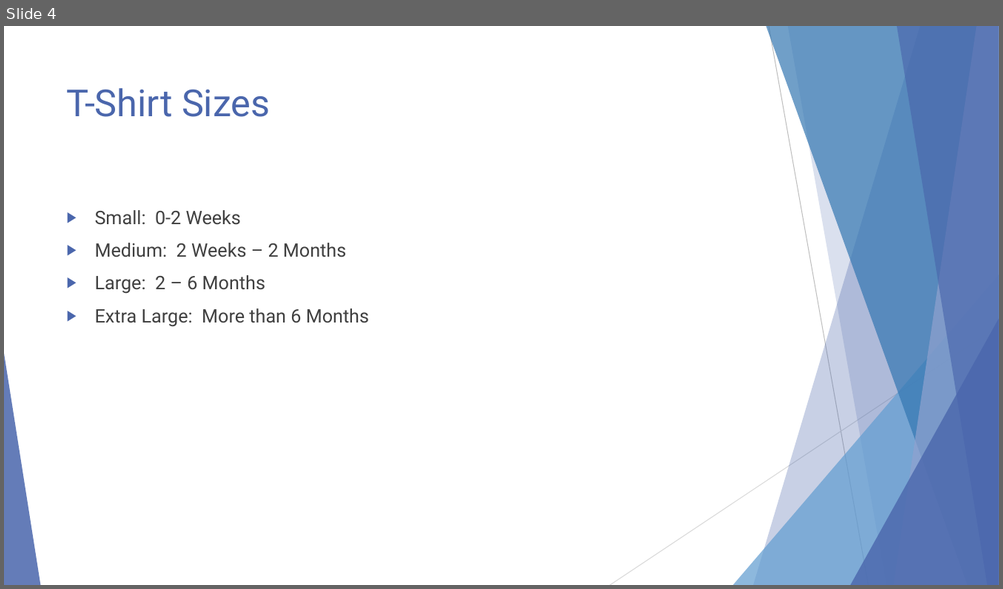
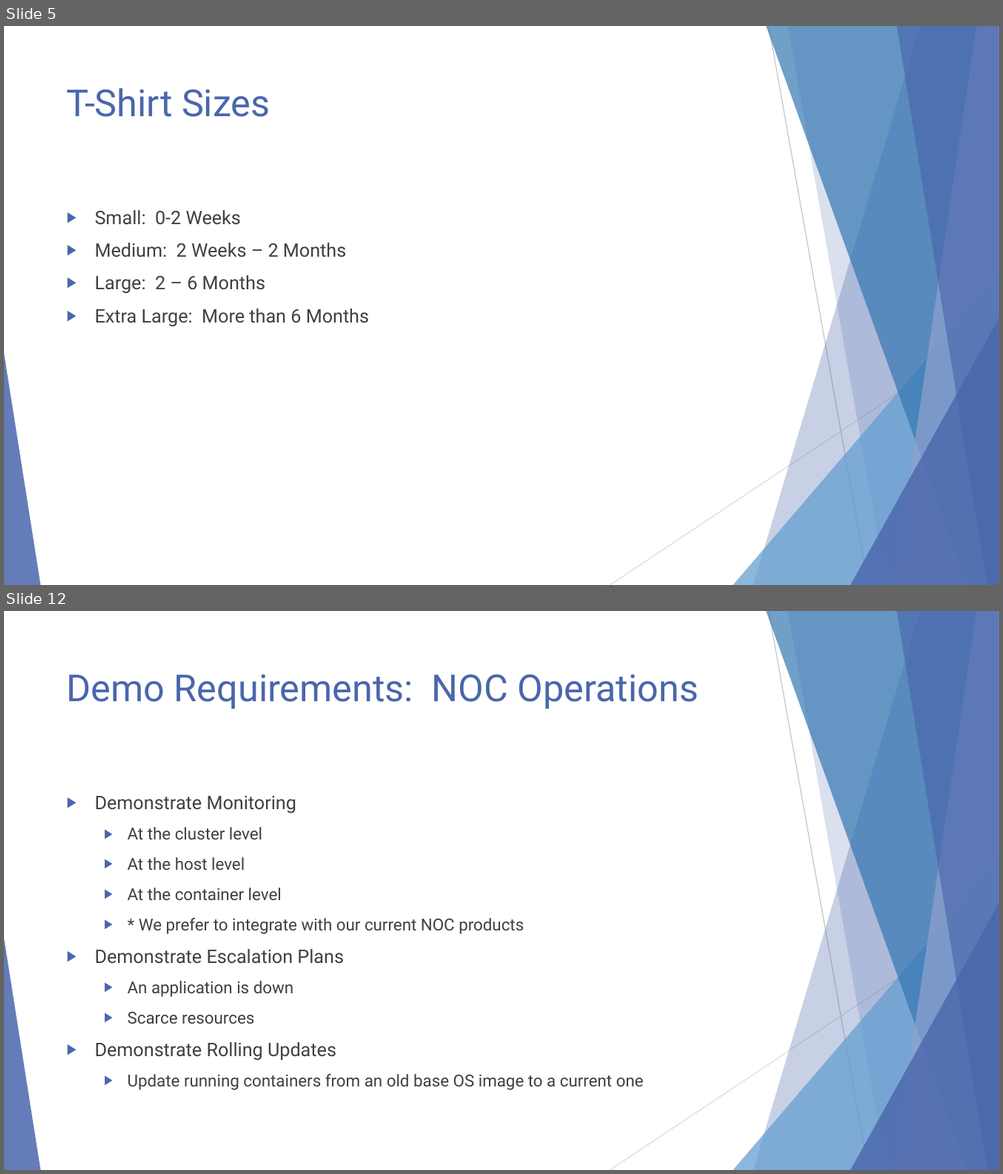
Before and after one commit to EnterpriseProductsLP/docker-straw-man, a slide deck: presentation.pptx. Shown one above the other, each under a label of ours: slide 4 before the commit, slides 5 and 12 after it; the slides between them are not shown. The pictures are 1003x589 and 1003x1174 pixels, drawn with LibreOffice and Linux fonts; fonts in the diff are those of the drawing. Boxes give left, top, right and bottom in pixels: in the first picture for what was removed or moved away, otherwise in the second. Text is boxed around its words. In the diff, an @@ line names an element or a change of style, - is before the commit and + after.

```diff
--- a/presentation.pptx
+++ b/presentation.pptx
@@ slide 12 added at (4,611,999,1170), background #FFFFFF; not listed: 10 template elements that a slide beside it also shows @@
@@ title added at (67,674,698,709), 36 pt, text #4A66AC @@
+Demo Requirements: NOC Operations
@@ text added at (95,796,643,1091), 16 pt, text #404040 @@
+▶ Demonstrate Monitoring
+  ▶ At the cluster level
+  ▶ At the host level
+  ▶ At the container level
+  ▶ * We prefer to integrate with our current NOC products
+▶ Demonstrate Escalation Plans
+  ▶ An application is down
+  ▶ Scarce resources
+▶ Demonstrate Rolling Updates
+  ▶ Update running containers from an old base OS image to a current one
@@ what was slide 4 is now slide 5 @@
```
Also in this commit, not shown: 3 slides changed, 11 other slides added.
